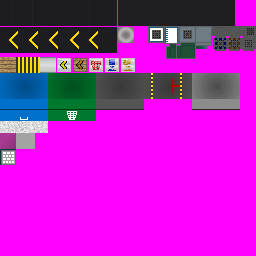
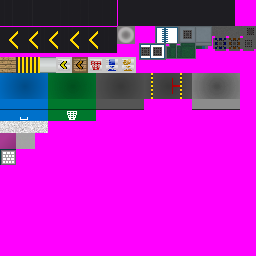
Comparing the layer stacks of the two 256 × 256 images. Changes:
painted on "Color" over [56, 26, 166, 73]
painted on "Base" over [140, 27, 165, 59]
